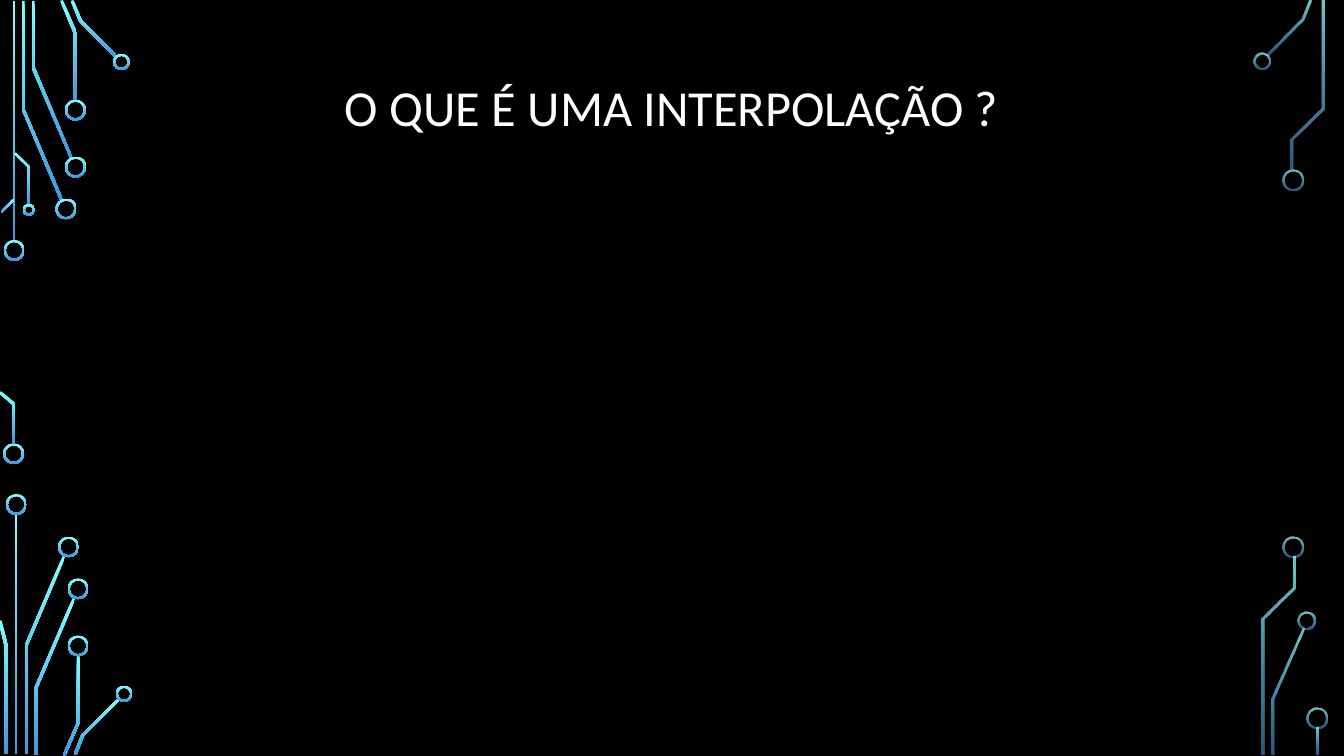
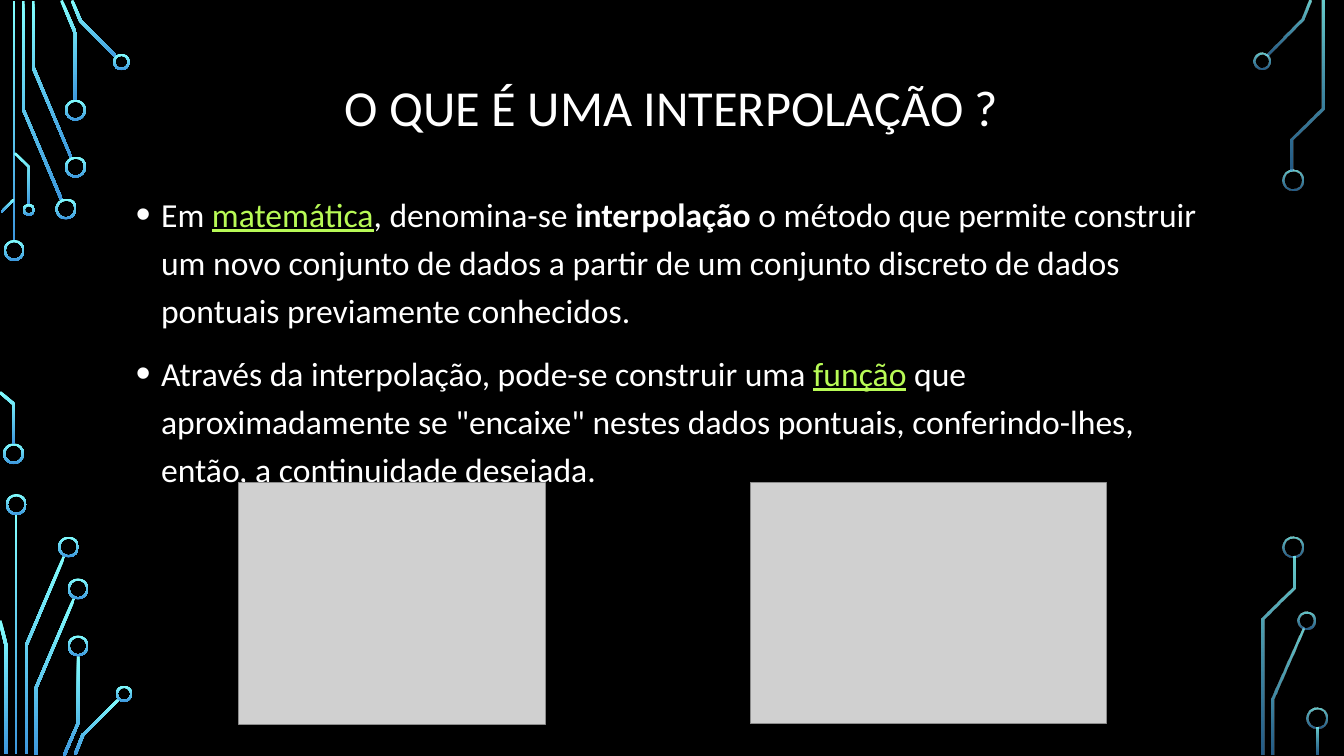
Before and after one commit to IbukunChife/AlgebraLine, a slide deck: slide 3 of RechercheInterpolaçãoSpline/InterpolaçãoSplineCubica.pptx. Drawn at 1344x756 pixels with LibreOffice and Linux fonts; fonts in the diff are those of the drawing; grey boxes stand for pictures; background and template pictures are left out. Boxes give left, top, right and bottom in pixels: in the first picture for what was removed or moved away, otherwise in the second. Text is boxed around its words. In the diff, an @@ line names an element or a change of style, - is before the commit and + after.

```diff
--- a/RechercheInterpolaçãoSpline/InterpolaçãoSplineCubica.pptx
+++ b/RechercheInterpolaçãoSpline/InterpolaçãoSplineCubica.pptx
@@ text added at bbox=[161, 203, 1196, 491], 24 pt, text #FFFFFF @@
+• Em matemática, denomina-se interpolação o método que permite construir um novo conjunto de dados a partir de um conjunto discreto de dados pontuais previamente conhecidos.
+• Através da interpolação, pode-se construir uma função que aproximadamente se "encaixe" nestes dados pontuais, conferindo-lhes, então, a continuidade desejada.
@@ picture added at bbox=[239, 483, 545, 724] @@
@@ picture added at bbox=[750, 483, 1106, 724] @@
```
Also in this commit, not shown: 3 other slides changed.
